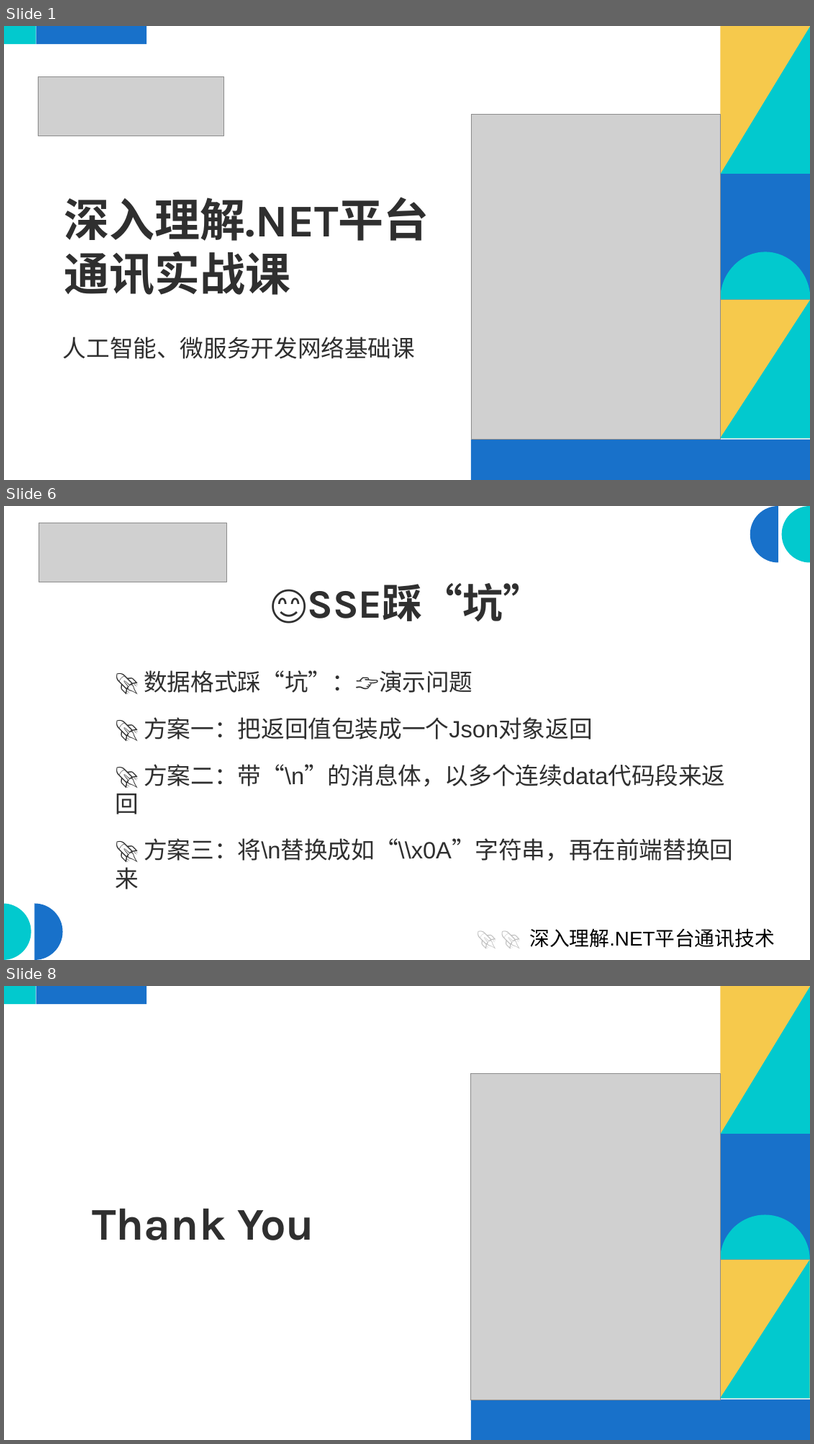
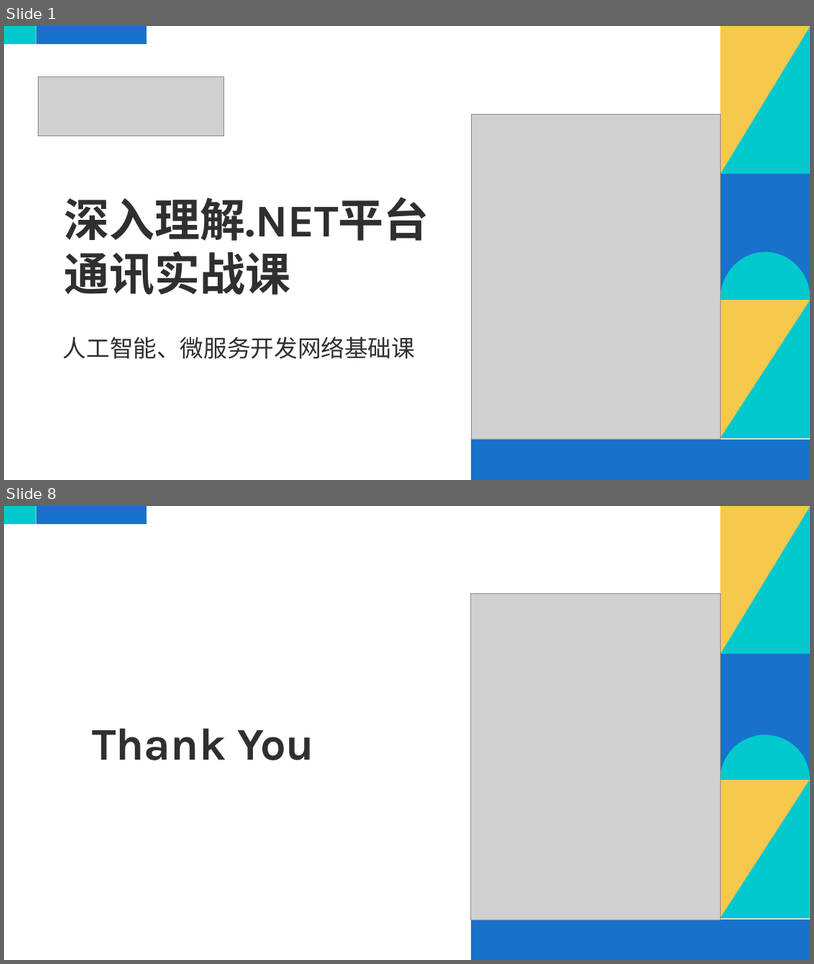
Before and after one commit to scottfly189/dotnet_net_course, a slide deck: src/9.http_streaming/http_streaming.odp. Shown one above the other, each under a label of ours: slides 1, 6 and 8 before the commit, slides 1 and 8 after it; the slides between them are not shown. The pictures are 814x1444 and 814x964 pixels, drawn with LibreOffice and Linux fonts; fonts in the diff are those of the drawing; grey boxes stand for pictures. Boxes give left, top, right and bottom in pixels: in the first picture for what was removed or moved away, otherwise in the second. Text is boxed around its words. In the diff, an @@ line names an element or a change of style, - is before the commit and + after.

```diff
--- a/src/9.http_streaming/http_streaming.odp
+++ b/src/9.http_streaming/http_streaming.odp
@@ slide 6 removed at [4,506,810,960], background #FFFFFF @@
@@ picture removed at [39,523,226,582] @@
@@ freeform shape removed at [750,506,779,562] @@
@@ freeform shape removed at [782,506,810,562] @@
@@ title removed at [383,583,544,622] @@
-😊SSE踩“坑”
@@ text removed at [116,670,733,889] @@
-🚀 数据格式踩“坑”：👉演示问题
-🚀 方案一：把返回值包装成一个Json对象返回
-🚀 方案二：带“\n”的消息体，以多个连续data代码段来返回
-🚀 方案三：将\n替换成如“\\x0A”字符串，再在前端替换回来
@@ freeform shape removed at [4,903,31,959] @@
@@ freeform shape removed at [34,903,62,959] @@
@@ subtitle removed at [530,928,774,947] @@
-🚀 🚀 深入理解.NET平台通讯技术
```
Also in this commit, not shown: 4 slides changed, 3 slides added, 4 other slides removed, 1 other file.
